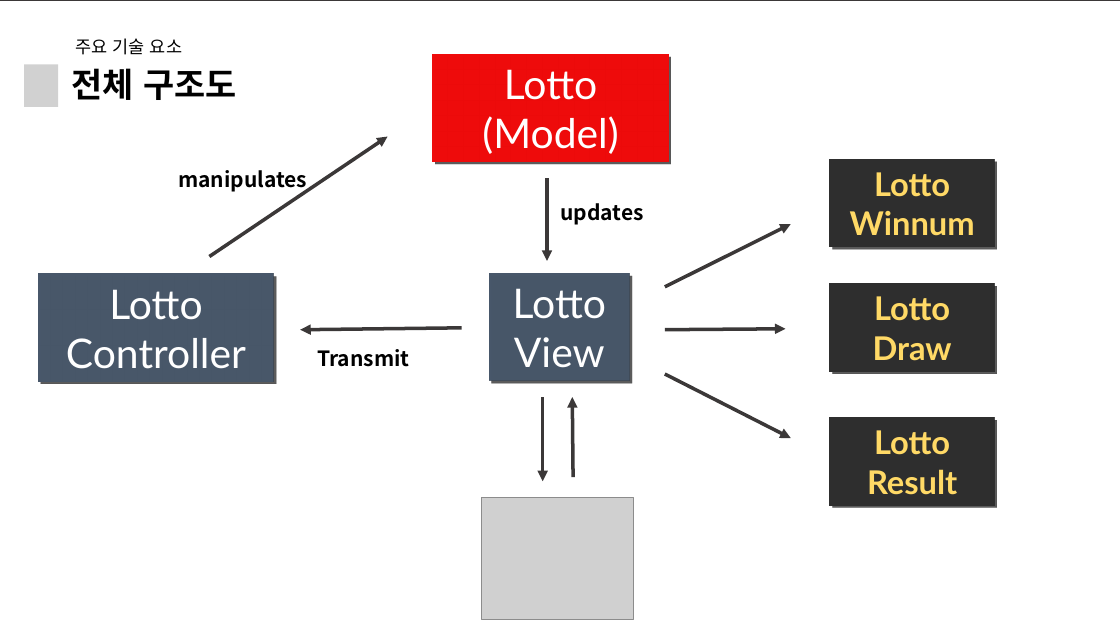
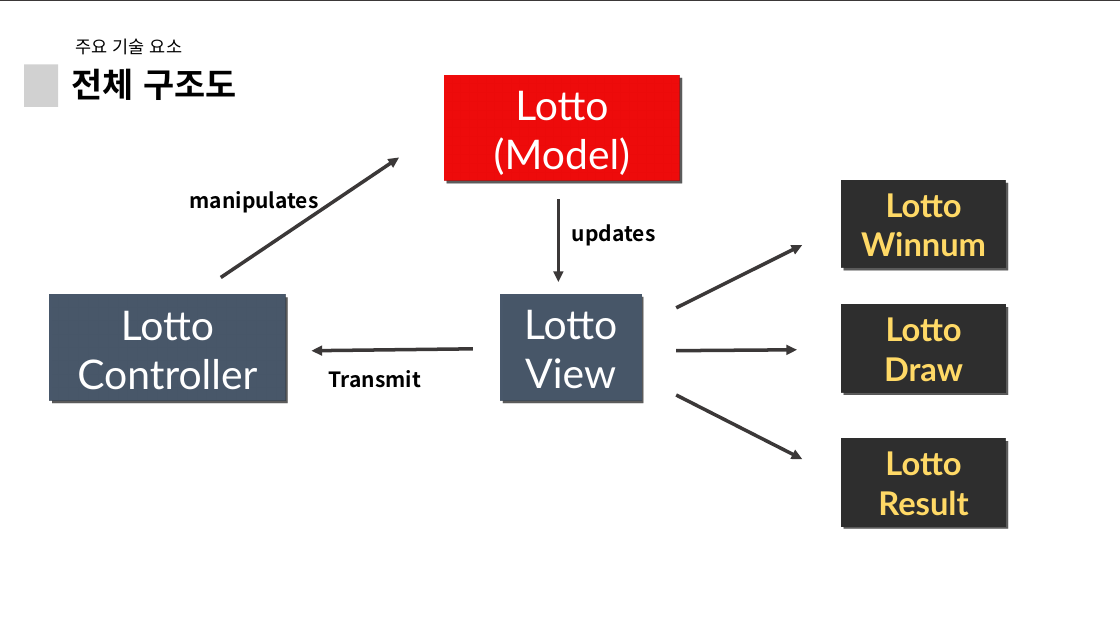
Before and after one commit to Sonw00/LottoDraw, a slide deck: slide 6 of Lotto추첨기 최종.pptx. Drawn at 1120x630 pixels with LibreOffice and Linux fonts; fonts in the diff are those of the drawing; grey boxes stand for pictures. Boxes give left, top, right and bottom in pixels: in the first picture for what was removed or moved away, otherwise in the second. Text is boxed around its words. In the diff, an @@ line names an element or a change of style, - is before the commit and + after.

```diff
--- a/Lotto추첨기 최종.pptx
+++ b/Lotto추첨기 최종.pptx
@@ 6 rectangles, 6 arrows, 3 texts: place and size @@
-6 rectangles, 6 arrows, 3 texts at (39, 55, 995, 505)
+6 rectangles, 6 arrows, 3 texts at (50, 76, 1007, 526)
@@ arrow removed from (543, 397) to (543, 481) @@
@@ arrow removed from (573, 477) to (572, 397) @@
@@ picture removed at (482, 497, 634, 619) @@
```
Also in this commit, not shown: 1 other slide changed, 2 slides removed.
